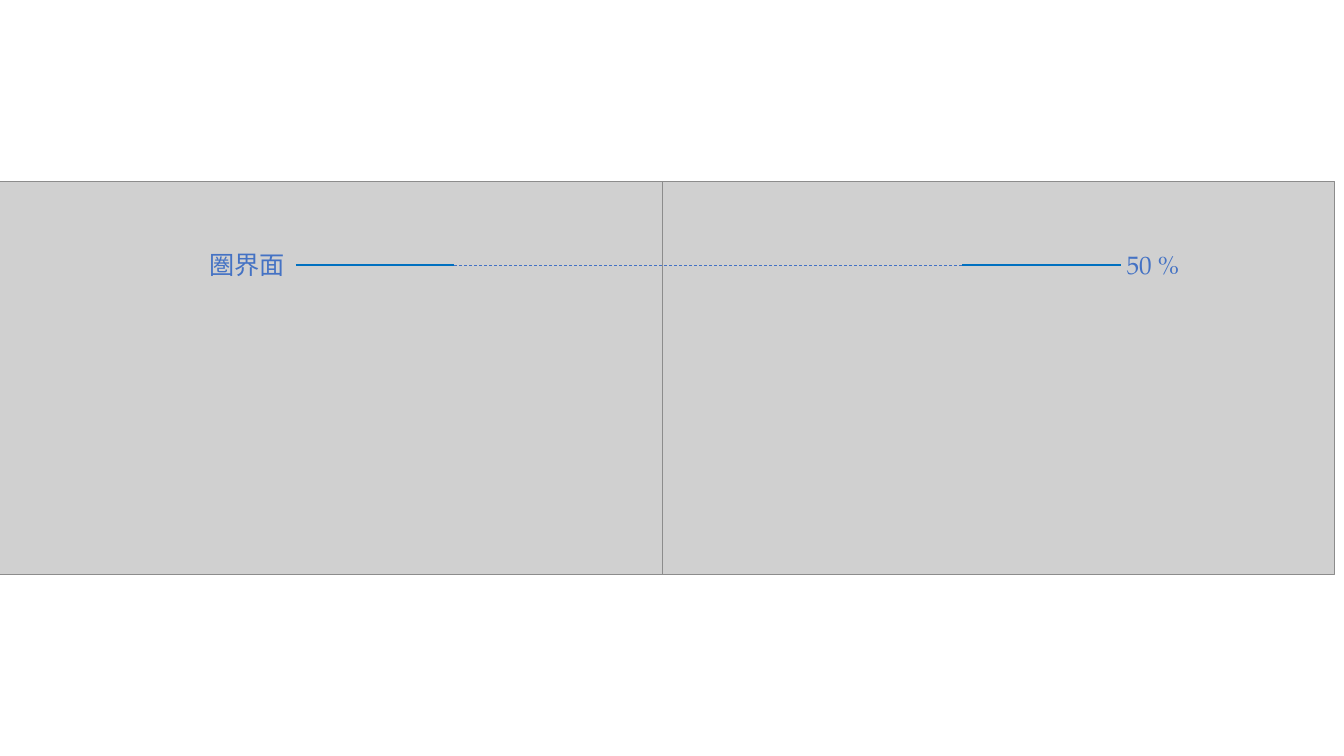
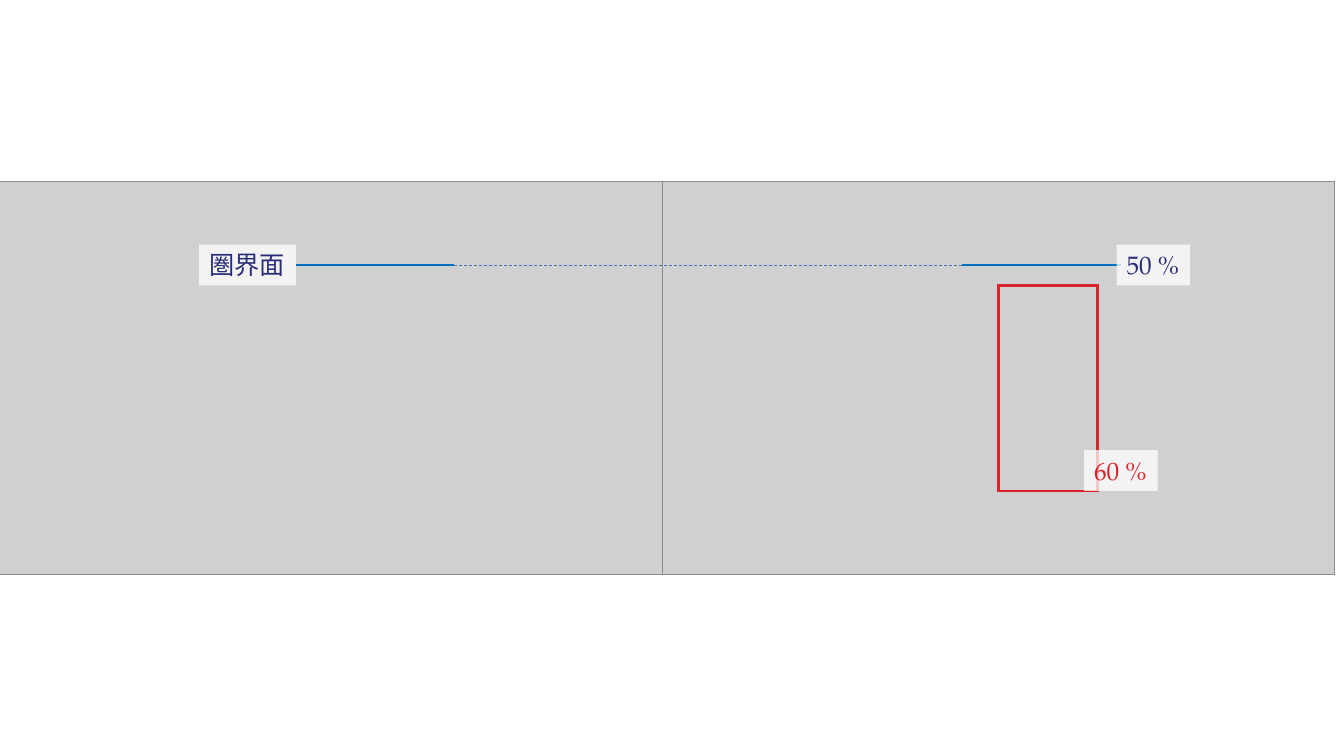
Before and after one commit to hmwakasa/m2fc, a slide deck: slide 1 of zu.pptx. Drawn at 1344x756 pixels with LibreOffice and Linux fonts; fonts in the diff are those of the drawing; grey boxes stand for pictures. Boxes give left, top, right and bottom in pixels: in the first picture for what was removed or moved away, otherwise in the second. Text is boxed around its words. In the diff, an @@ line names an element or a change of style, - is before the commit and + after.

```diff
--- a/zu.pptx
+++ b/zu.pptx
@@ rectangle "圏界面": place and size @@
-rectangle "圏界面" at box(209, 253, 285, 276)
+rectangle "圏界面" at box(200, 245, 296, 285)
@@ rectangle "圏界面" at box(200, 245, 296, 285): text colour #4472C4 to #292D78; fill none to #FFFFFF at 75% opacity @@
@@ rectangle "50 %": place and size @@
-rectangle "50 %" at box(1127, 256, 1152, 275)
+rectangle "50 %" at box(1117, 245, 1191, 285)
@@ rectangle "50 %" at box(1117, 245, 1191, 285): text colour #4472C4 to #292D78; fill none to #FFFFFF at 75% opacity @@
@@ rectangle added at box(999, 285, 1098, 491), outline #D9222A 1.75 pt @@
@@ rectangle added at box(1085, 451, 1158, 491), fill #FFFFFF at 75% opacity, 18 pt, text #D9222A @@
+60 %
```
Also in this commit, not shown: 5 other files.
